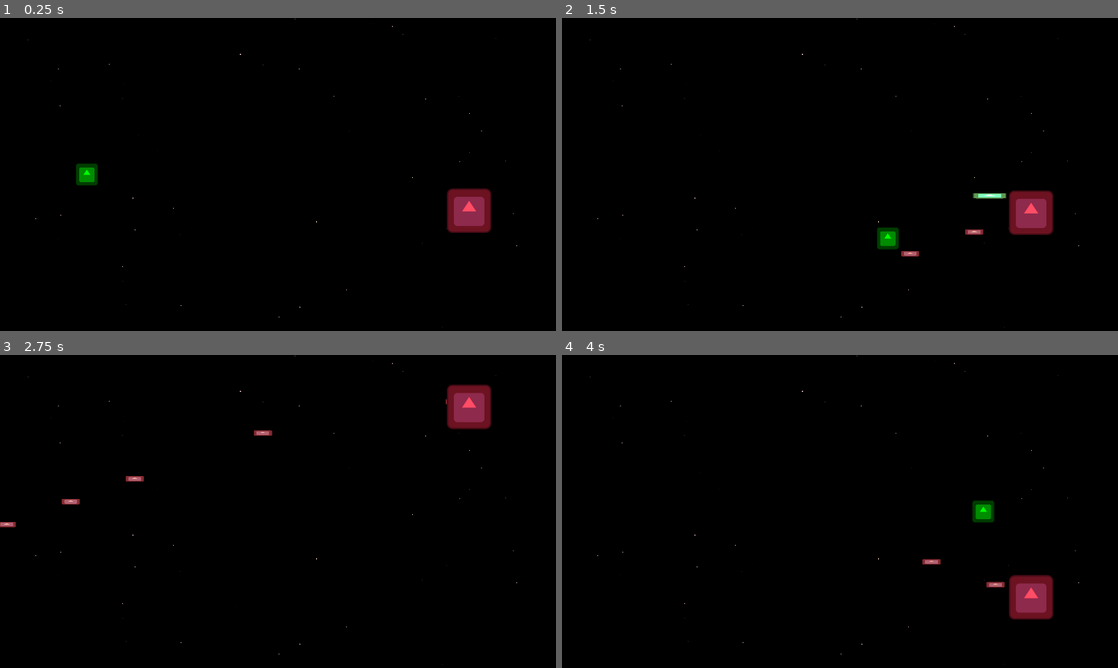
Above: before the commit, frames 1-4 (two rows, left to right).
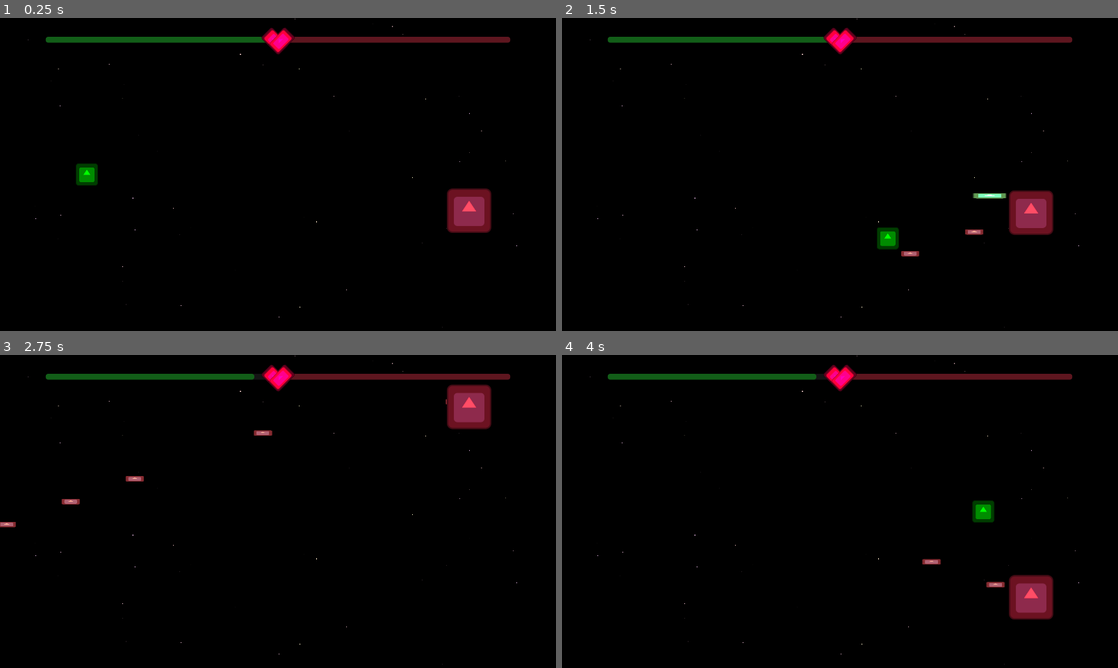
Above: after the commit, the same moments.

Repository: UnPolloLoco/godot-test
Game: Godot game, scene res://amazing_scene.tscn
Two runs of this game, one before a commit and one after it. Both use one fixed random seed, a clock stepped at 60 frames per second and the inputs below. The engine's default icon, where the game draws it, is replaced by a stand-in: a white triangle on a blue panel in a dark square.
Inputs:
- Up to frame 1 (0.25 s): no input
- Up to frame 2 (1.5 s): tap Enter at 0.5 s; hold D (right) 0.53-1.28 s; hold Space (shoot) 0.53-1.28 s; hold S (down) from 1.28 s (still down); tap Space (shoot) at 1.35 s
- Up to frame 3 (2.75 s): release S (down) at 2.03 s; hold D (right) from 2.03 s (still down); hold Space (shoot) from 2.03 s (still down)
- Up to frame 4 (4 s): release D (right) at 2.78 s; release Space (shoot) at 2.78 s; hold W (up) 2.78-3.53 s; tap Space (shoot) at 2.85 s; hold A (left) from 3.53 s (still down); hold Space (shoot) from 3.53 s (still down)

The runs differ from the first frame. In frame 1, 1.9% of the frame differs, in the area x 8-92%, y 3-12%; in frame 2, 1.9%; in frame 3, 1.8%; in frame 4, 1.8%.

Commit message:
Health bars

Diff:
--- a/amazing_scene.tscn
+++ b/amazing_scene.tscn
@@ -5,6 +5,9 @@
 [ext_resource type="Shader" uid="uid://bryc1jesnxsj0" path="res://flash.gdshader" id="3_hp7mx"]
 [ext_resource type="Script" uid="uid://bljvxvt70cepj" path="res://enemy.gd" id="3_tak36"]
 [ext_resource type="Script" uid="uid://33y06bll57yw" path="res://background.gd" id="4_tjgvb"]
+[ext_resource type="Script" uid="uid://dqfnvqjci1i6j" path="res://center_container.gd" id="6_64pp6"]
+[ext_resource type="StyleBox" uid="uid://cso7p3mknrd7b" path="res://progress_background.tres" id="6_x7b4e"]
+[ext_resource type="PackedScene" uid="uid://ck47yo520kwe2" path="res://heart_symbol.tscn" id="7_u36t3"]
 
 [sub_resource type="ShaderMaterial" id="ShaderMaterial_x7b4e"]
 shader = ExtResource("3_hp7mx")
@@ -21,6 +24,22 @@
 
 [sub_resource type="RectangleShape2D" id="RectangleShape2D_r0b1r"]
 size = Vector2(122, 122)
+
+[sub_resource type="StyleBoxFlat" id="StyleBoxFlat_qnq3c"]
+bg_color = Color(0.0703, 0.37, 0.09527498, 1)
+corner_radius_top_left = 8
+corner_radius_top_right = 8
+corner_radius_bottom_right = 8
+corner_radius_bottom_left = 8
+corner_detail = 4
+
+[sub_resource type="StyleBoxFlat" id="StyleBoxFlat_0aw6e"]
+bg_color = Color(0.37, 0.08510001, 0.12308663, 1)
+corner_radius_top_left = 8
+corner_radius_top_right = 8
+corner_radius_bottom_right = 8
+corner_radius_bottom_left = 8
+corner_detail = 4
 
 [node name="Global" type="Node2D" unique_id=1132465114]
 
@@ -58,4 +77,37 @@
 color = Color(0, 0, 0, 1)
 script = ExtResource("4_tjgvb")
 
+[node name="CenterContainer" type="CenterContainer" parent="." unique_id=533611569]
+offset_right = 1920.0
+offset_bottom = 150.0
+script = ExtResource("6_64pp6")
+
+[node name="HBoxContainer" type="HBoxContainer" parent="CenterContainer" unique_id=2055895595]
+layout_mode = 2
+alignment = 1
+
+[node name="PlayerHealthBar" type="ProgressBar" parent="CenterContainer/HBoxContainer" unique_id=808351819]
+custom_minimum_size = Vector2(800, 20)
+layout_mode = 2
+theme_override_colors/font_color = Color(0.95, 0.95, 0.95, 1)
+theme_override_styles/background = ExtResource("6_x7b4e")
+theme_override_styles/fill = SubResource("StyleBoxFlat_qnq3c")
+max_value = 1.0
+value = 1.0
+show_percentage = false
+
+[node name="EnemyHealthBar" type="ProgressBar" parent="CenterContainer/HBoxContainer" unique_id=508353999]
+custom_minimum_size = Vector2(800, 20)
+layout_mode = 2
+theme_override_styles/background = ExtResource("6_x7b4e")
+theme_override_styles/fill = SubResource("StyleBoxFlat_0aw6e")
+max_value = 1.0
+value = 1.0
+fill_mode = 1
+show_percentage = false
+
+[node name="HeartSymbol" parent="." unique_id=2020878969 instance=ExtResource("7_u36t3")]
+position = Vector2(960, 85)
+scale = Vector2(0.35, 0.35)
+
 [connection signal="timeout" from="Enemy/EnemyTimer" to="Enemy" method="_on_enemy_timer_timeout"]
--- a/bullet.gd
+++ b/bullet.gd
@@ -47,3 +47,7 @@
 					victim.on_death()
 				else:
 					victim.on_damage()
+
+				var victim_team = 'enemy' if victim.is_in_group("enemy") else 'ally';
+
+				Global.health_updated.emit(victim_team, victim.health, victim.max_health)
--- /dev/null
+++ b/center_container.gd
@@ -0,0 +1,20 @@
+extends CenterContainer
+
+
+@onready var player_health_bar = $HBoxContainer/PlayerHealthBar
+@onready var enemy_health_bar = $HBoxContainer/EnemyHealthBar
+
+
+func _ready() -> void:
+	Global.health_updated.connect(_on_health_update)
+
+
+func _on_health_update(team, health, max_health):
+	if team == 'enemy':
+		enemy_health_bar.max_value = max_health
+		enemy_health_bar.value = health
+	elif team == 'ally':
+		player_health_bar.max_value = max_health
+		player_health_bar.value = health
+	else:
+		print('Healthbar update does not have a team!')
--- a/enemy.gd
+++ b/enemy.gd
@@ -2,7 +2,6 @@
 
 
 @onready var bullet_scene = preload("res://bullet.tscn")
-
 
 const BASE_SPEED = 500.0
 const MAX_SPEED = 1800.0
--- a/global.gd
+++ b/global.gd
@@ -1,5 +1,7 @@
 extends Node2D
 
+
+signal health_updated(team, health, max_health)
 
 var width
 var height
--- /dev/null
+++ b/heart_symbol.tscn
@@ -0,0 +1,30 @@
+[gd_scene format=3 uid="uid://ck47yo520kwe2"]
+
+[ext_resource type="Texture2D" uid="uid://c48ny0gh43exb" path="res://icon.svg" id="1_vynme"]
+
+[node name="HeartSymbol" type="Node2D" unique_id=2020878969]
+rotation = -0.7855044
+
+[node name="UpBack" type="Sprite2D" parent="." unique_id=1366672469]
+modulate = Color(1.8469278, 0, 0.3840711, 1)
+position = Vector2(-10.888039, -32.13823)
+scale = Vector2(1.2, 1.92)
+texture = ExtResource("1_vynme")
+
+[node name="RightBack" type="Sprite2D" parent="." unique_id=1371405748]
+modulate = Color(1.8469278, 0, 0.3840711, 1)
+position = Vector2(34.87642, 11.881256)
+scale = Vector2(1.92, 1.2)
+texture = ExtResource("1_vynme")
+
+[node name="Up" type="Sprite2D" parent="." unique_id=563484128]
+modulate = Color(5.295757, 0, 0.7311297, 1)
+position = Vector2(-9.898445, -30.10527)
+scale = Vector2(1, 1.6)
+texture = ExtResource("1_vynme")
+
+[node name="Right" type="Sprite2D" parent="." unique_id=1415358357]
+modulate = Color(5.295757, 0, 0.7311297, 1)
+position = Vector2(29.57331, 9.051987)
+scale = Vector2(1.6, 1)
+texture = ExtResource("1_vynme")
--- /dev/null
+++ b/margin_container.gd
@@ -0,0 +1,10 @@
+extends MarginContainer
+
+
+func _ready() -> void:
+	var margin_value = 30
+
+	add_theme_constant_override("margin_top", margin_value)
+	add_theme_constant_override("margin_left", margin_value)
+	add_theme_constant_override("margin_bottom", margin_value)
+	add_theme_constant_override("margin_right", margin_value)
--- a/player.gd
+++ b/player.gd
@@ -7,7 +7,8 @@
 const SPEED = 1100.0
 var direction
 
-var health = 10
+var max_health = 10.0;
+var health = max_health;
 var is_dead = false;
 
 
--- /dev/null
+++ b/progress_background.tres
@@ -0,0 +1,9 @@
+[gd_resource type="StyleBoxFlat" format=3 uid="uid://cso7p3mknrd7b"]
+
+[resource]
+bg_color = Color(0.08, 0.08, 0.08, 1)
+corner_radius_top_left = 8
+corner_radius_top_right = 8
+corner_radius_bottom_right = 8
+corner_radius_bottom_left = 8
+corner_detail = 4
Not shown, added: center_container.gd.uid
Not shown, added: margin_container.gd.uid
